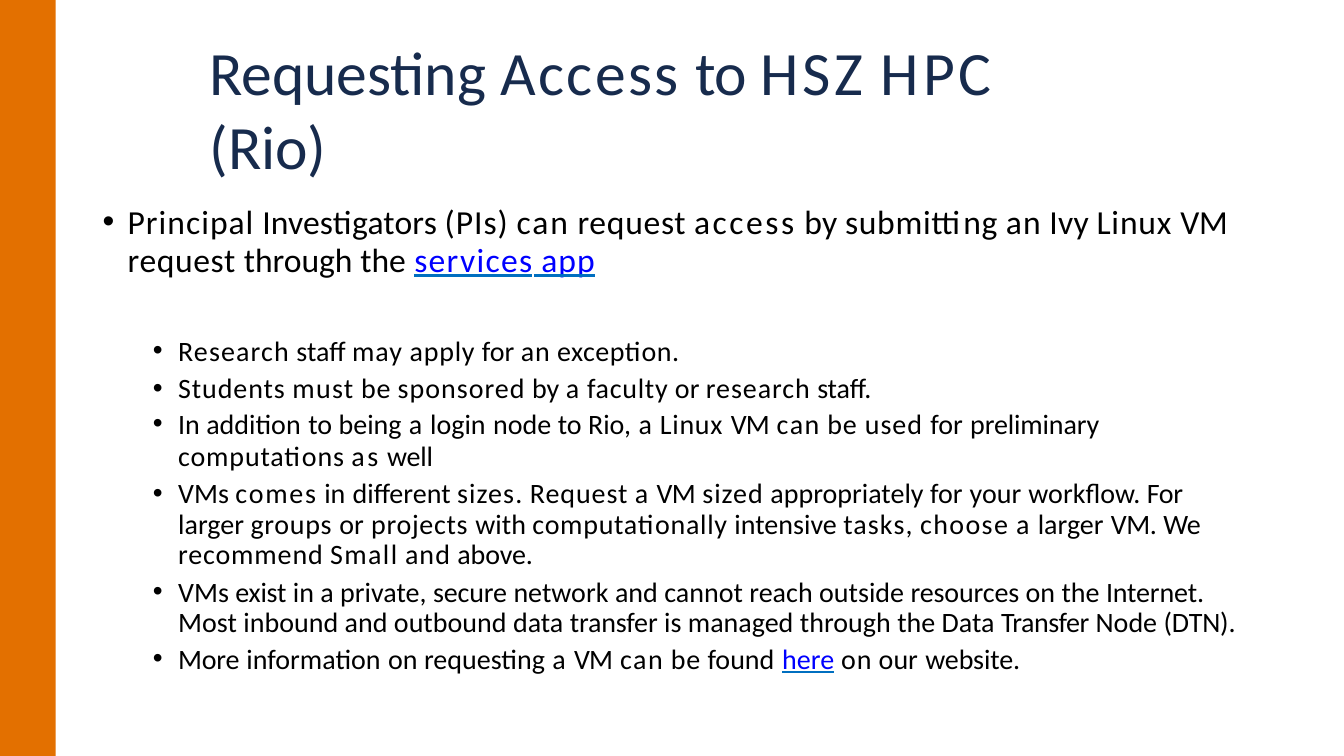
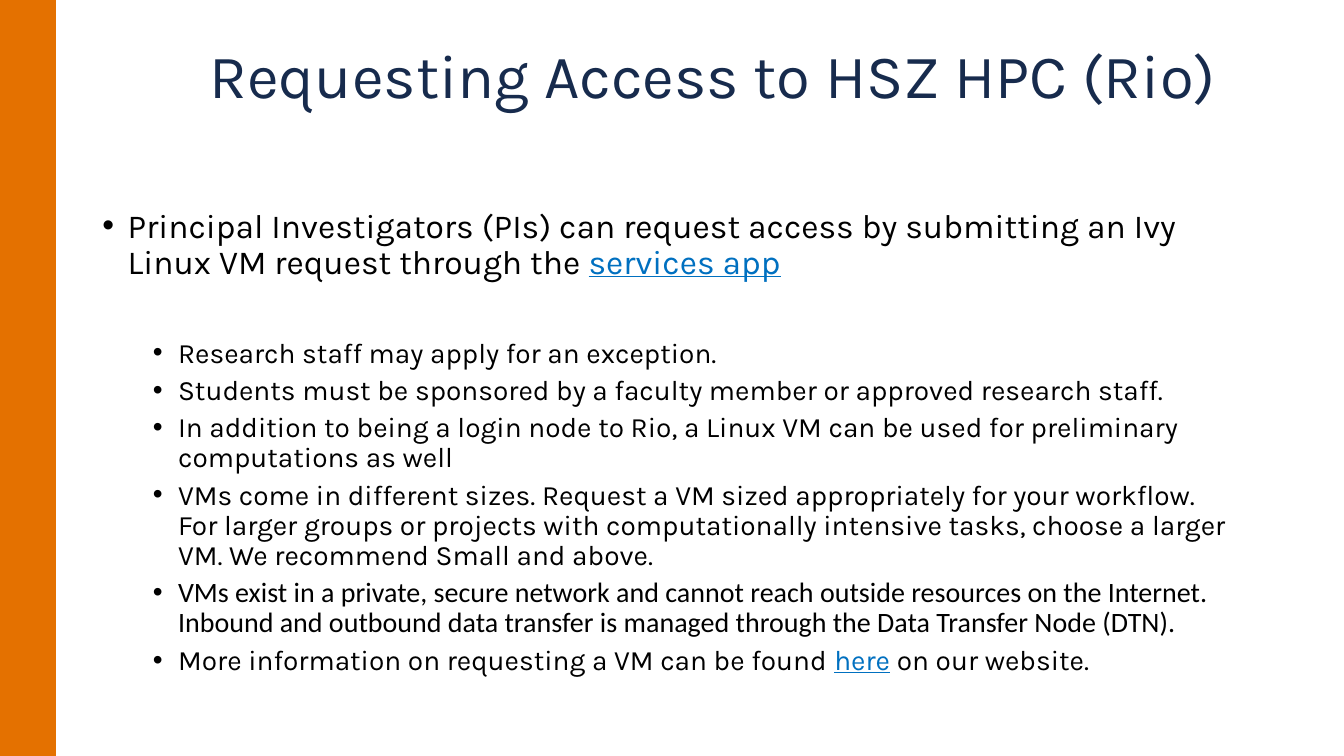
Before and after one commit to uvarc/rc-learning, a slide deck: slide 7 of content/notes/rio-intro/rio-intro.pptx. Drawn at 1344x756 pixels with LibreOffice and Linux fonts; fonts in the diff are those of the drawing; background and template pictures are left out. Boxes give left, top, right and bottom in pixels: in the first picture for what was removed or moved away, otherwise in the second. Text is boxed around its words. In the diff, an @@ line names an element or a change of style, - is before the commit and + after.

```diff
--- a/content/notes/rio-intro/rio-intro.pptx
+++ b/content/notes/rio-intro/rio-intro.pptx
@@ title "Requesting Access to HSZ HPC ..." at (x1=210, y1=53, x2=1215, y2=113): font Calibri to Karla; letter spacing -0.1 to 0 pt in "Requesting (Rio)"; letter spacing 1.8 to 0 pt in "Access"; letter spacing -0.9 to 0 pt in "to"; letter spacing 2.5 to 0 pt in "HSZ"; letter spacing 2.9 to 0 pt in "HPC"; indent changed; line spacing 1 to 0.9; less space between paragraphs @@
@@ text at (x1=128, y1=214, x2=1176, y2=283): text changed; font Calibri to Karla @@
-• Principal Investigators (PIs) can request access by submitting an Ivy Linux VM
-request through the services app
+• Principal Investigators (PIs) can request access by submitting an Ivy Linux VM request through the services app
@@ text at (x1=178, y1=343, x2=1089, y2=677): font Calibri to Karla in "Research staff may apply for an exception.", "More information on requesting a VM can ..."; letter spacing 0.8 to 0 pt in "Research"; letter spacing 0.7 to 0 pt in "may an"; letter spacing 0.6 to 0 pt in "apply", "be on"; letter spacing 0.3 to 0 pt in "exception."; text colour #0000FF to #0070C0 in "here"; letter spacing -0.2 to 0 pt in "More"; letter spacing 1.1 to 0 pt in "a can"; letter spacing -0.7 to 0 pt in "VM"; letter spacing -0.1 to 0 pt in "website."; indent changed; line spacing 1 to 0.9; more space between paragraphs @@
@@ text at (x1=178, y1=380, x2=1225, y2=637): text changed; font Calibri to Karla @@
-  • Students must be sponsored by a faculty or research staff.
-  • In addition to being a login node to Rio, a Linux VM can be used for preliminary
-computations as well
-  • VMs comes in different sizes. Request a VM sized appropriately for your workflow. For larger groups or projects with computationally intensive tasks, choose a larger VM. We recommend Small and above.
-  • VMs exist in a private, secure network and cannot reach outside resources on the Internet. Most inbound and outbound data transfer is managed through the Data Transfer Node (DTN).
+  • Students must be sponsored by a faculty member or approved research staff.
+  • In addition to being a login node to Rio, a Linux VM can be used for preliminary computations as well
+  • VMs come in different sizes. Request a VM sized appropriately for your workflow. For larger groups or projects with computationally intensive tasks, choose a larger VM. We recommend Small and above.
+  • VMs exist in a private, secure network and cannot reach outside resources on the Internet. Inbound and outbound data transfer is managed through the Data Transfer Node (DTN).
```
Also in this commit, not shown: 26 other slides changed, 13 slides added, 3 slides removed, 1 other file.
